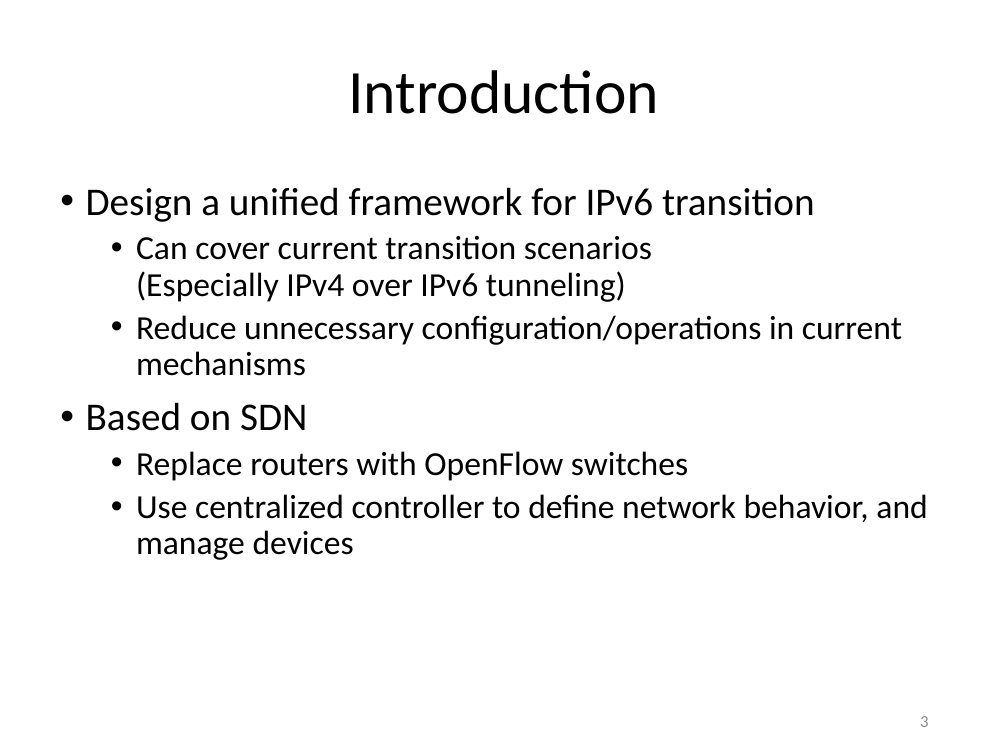
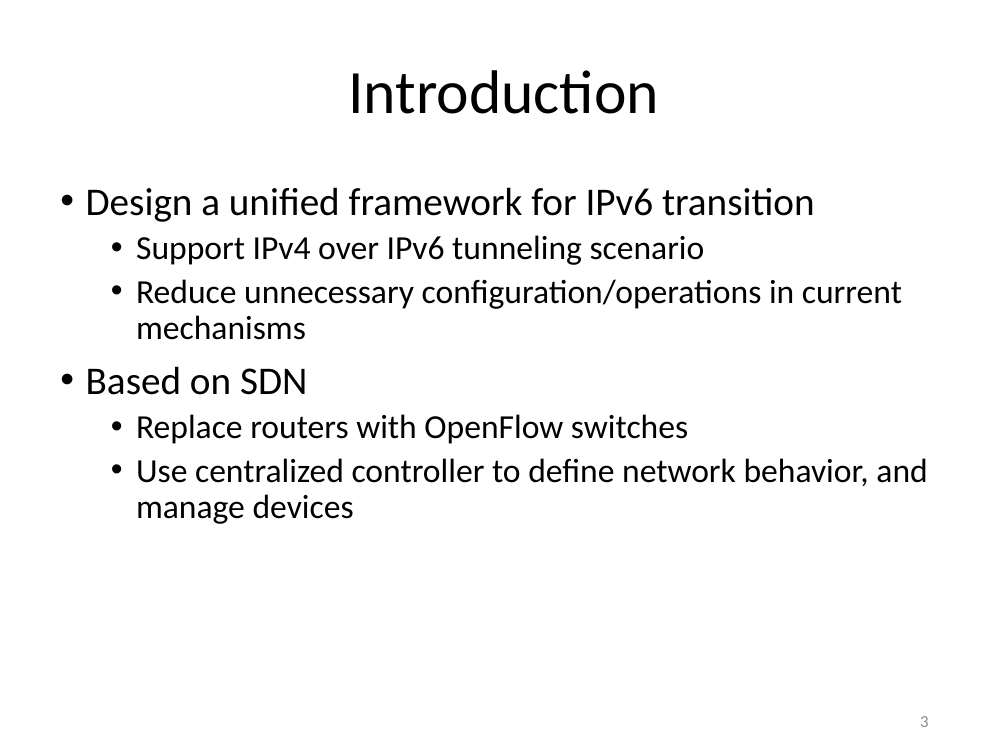
Before and after one commit to gnocuil/draft-sdn, a slide deck: slide 3 of Unified IPv6 Transition Framework With Flow-based Forwarding.pptx. Drawn at 1008x756 pixels with LibreOffice and Linux fonts; fonts in the diff are those of the drawing. Boxes give left, top, right and bottom in pixels: in the first picture for what was removed or moved away, otherwise in the second. Text is boxed around its words. In the diff, an @@ line names an element or a change of style, - is before the commit and + after.

```diff
--- a/Unified IPv6 Transition Framework With Flow-based Forwarding.pptx
+++ b/Unified IPv6 Transition Framework With Flow-based Forwarding.pptx
@@ text at (x1=136, y1=235, x2=705, y2=265): text changed @@
-  • Can cover current transition scenarios
-    (Especially IPv4 over IPv6 tunneling)
+  • Support IPv4 over IPv6 tunneling scenario
```
Also in this commit, not shown: 1 other slide changed, 1 slide added.
